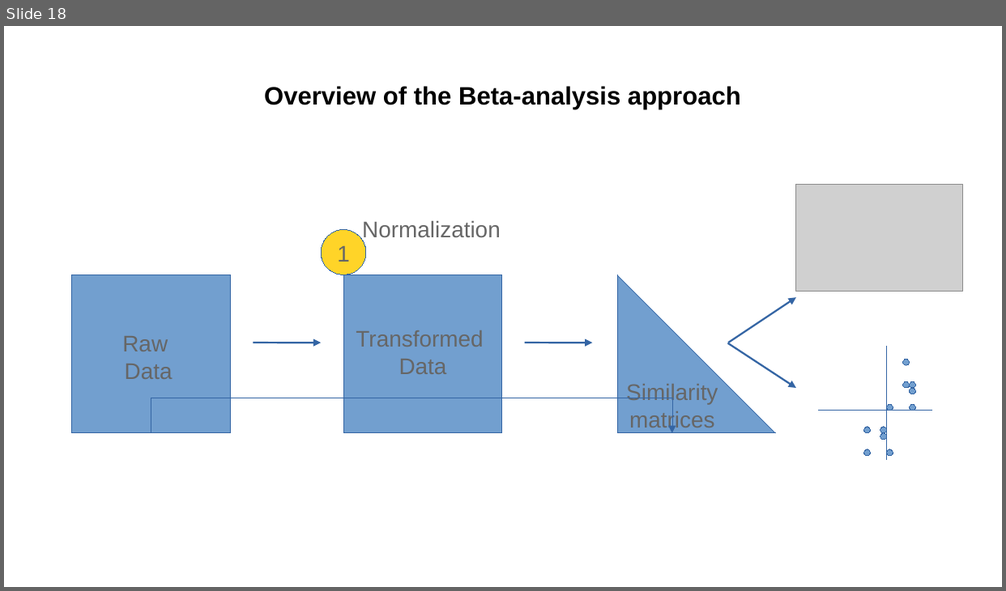
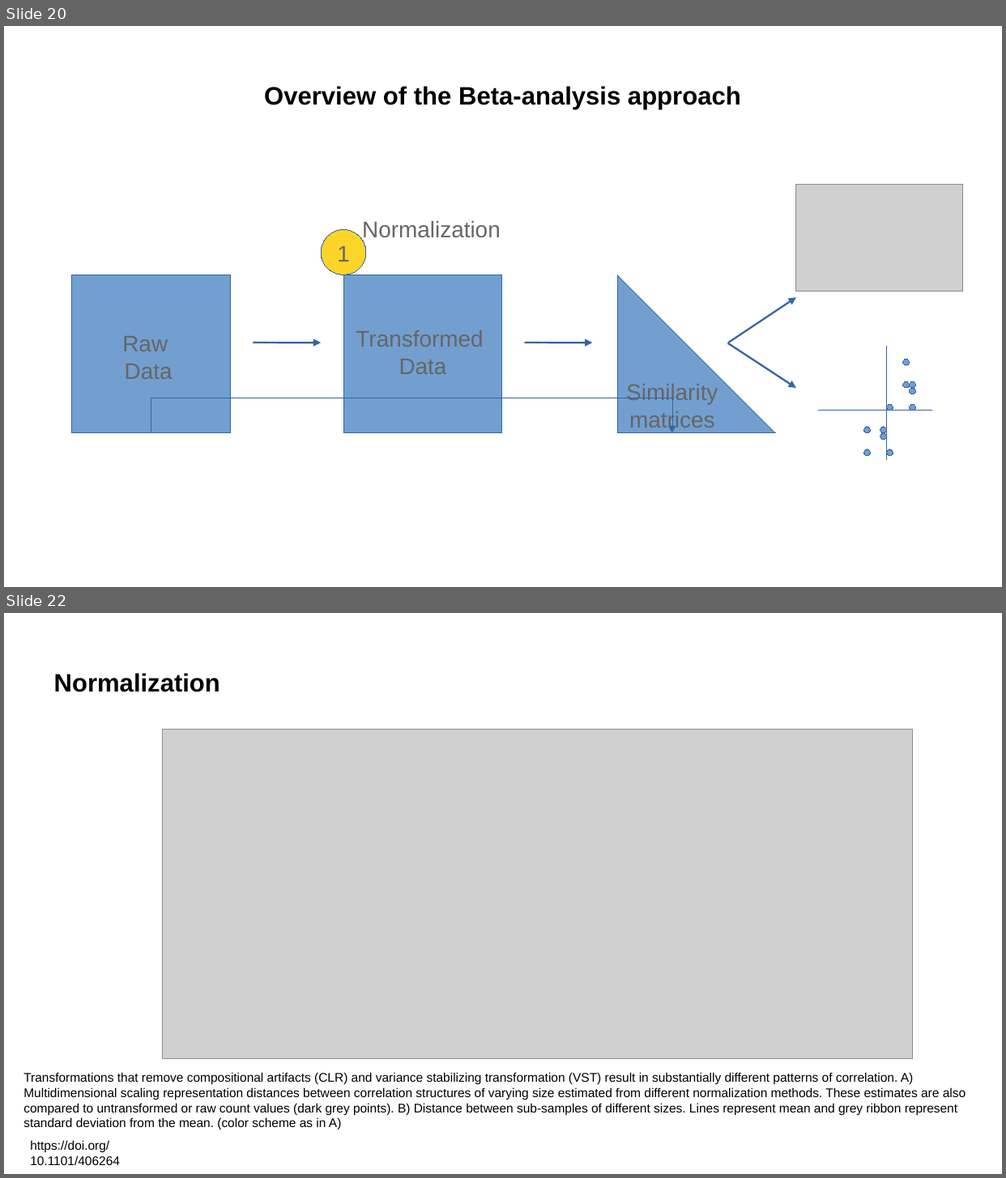
Before and after one commit to vincentmanz/Metagenomics_2024, a slide deck: Day_2/diversity indices.odp. Shown one above the other, each under a label of ours: slide 18 before the commit, slides 20 and 22 after it; the slides between them are not shown. The pictures are 1006x591 and 1006x1178 pixels, drawn with LibreOffice and Linux fonts; fonts in the diff are those of the drawing; grey boxes stand for pictures. Boxes give left, top, right and bottom in pixels: in the first picture for what was removed or moved away, otherwise in the second. Text is boxed around its words. In the diff, an @@ line names an element or a change of style, - is before the commit and + after.

```diff
--- a/Day_2/diversity indices.odp
+++ b/Day_2/diversity indices.odp
@@ slide 22 added at box(4, 613, 1002, 1174), background #FFFFFF @@
@@ title added at box(54, 673, 220, 692), 20 pt, text #000000, bold @@
+Normalization
@@ picture added at box(163, 729, 913, 1059) @@
@@ text added at box(23, 1072, 965, 1131), 10 pt, text #000000 @@
+Transformations that remove compositional artifacts (CLR) and variance stabilizing transformation (VST) result in substantially different patterns of correlation. A) Multidimensional scaling representation distances between correlation structures of varying size estimated from different normalization methods. These estimates are also compared to untransformed or raw count values (dark grey points). B) Distance between sub-samples of different sizes. Lines represent mean and grey ribbon represent standard deviation from the mean. (color scheme as in A)
@@ text added at box(30, 1140, 120, 1165), 10 pt, text #000000 @@
+https://doi.org/10.1101/406264
@@ what was slide 18 is now slide 20 @@
```
Also in this commit, not shown: 9 slides changed, 17 other slides added, 7 slides removed, 1 other file.
